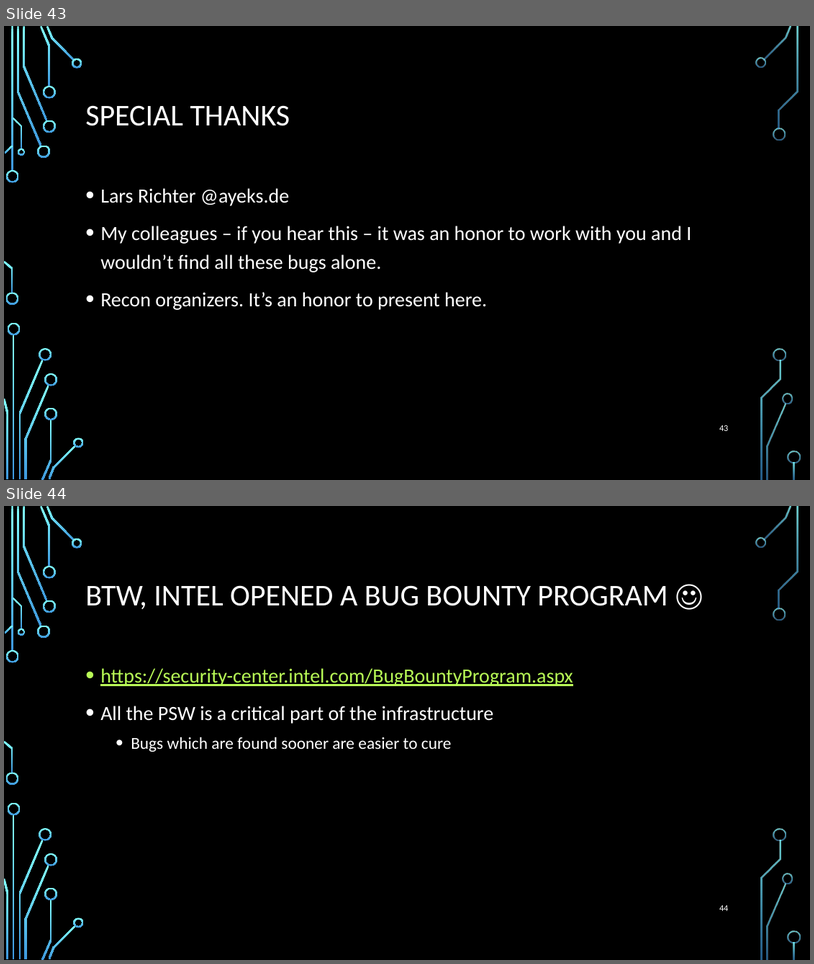
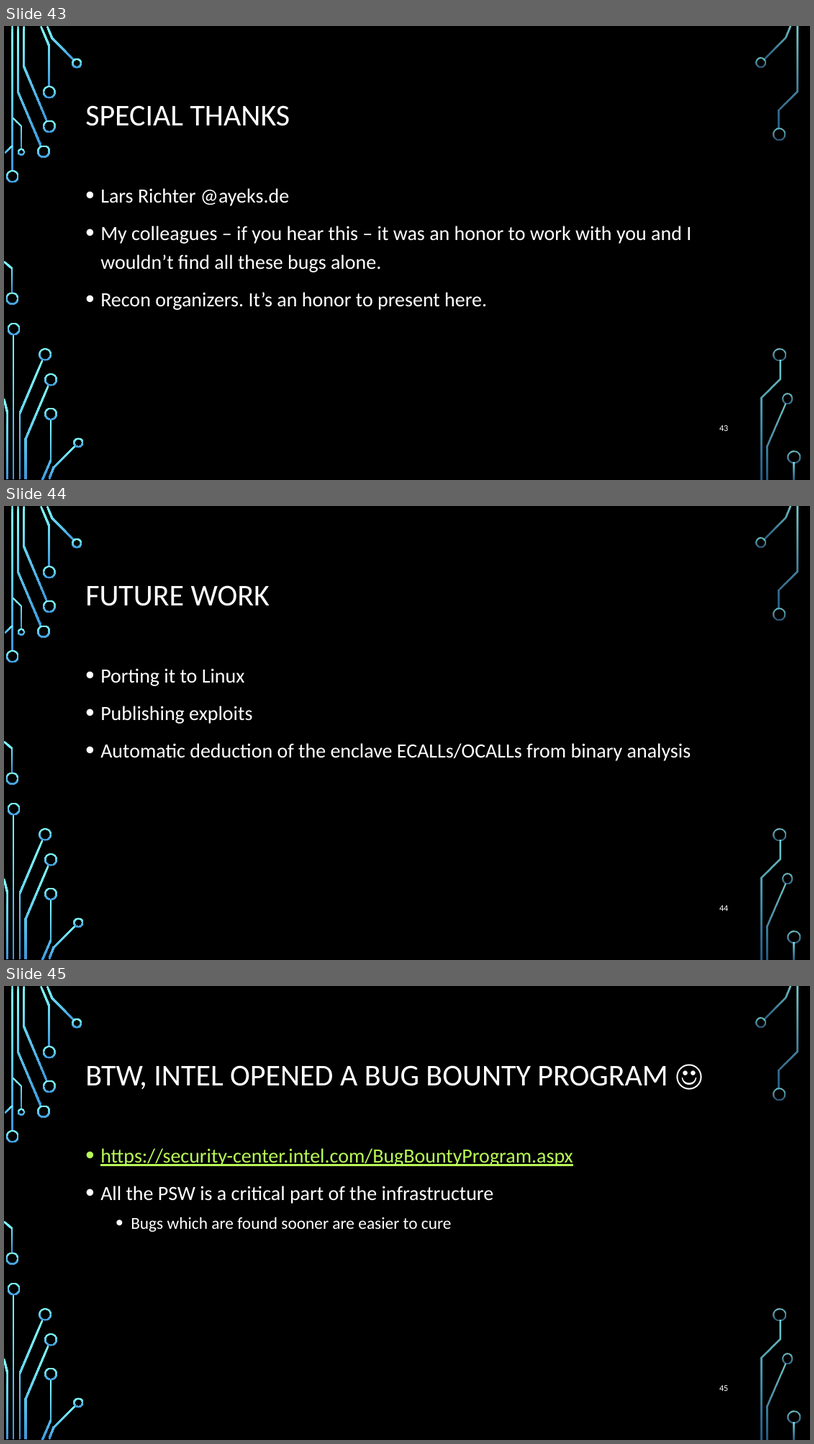
Before and after one commit to wireshrink/RECONMTL-2017, a slide deck: docs/SGX Enclave Programming - Common Mistakes.pptx. Shown one above the other, each under a label of ours: slides 43 and 44 before the commit, slides 43, 44 and 45 after it. The pictures are 814x964 and 814x1444 pixels, drawn with LibreOffice and Linux fonts; fonts in the diff are those of the drawing; background and template pictures are left out. Boxes give left, top, right and bottom in pixels: in the first picture for what was removed or moved away, otherwise in the second. Text is boxed around its words. In the diff, an @@ line names an element or a change of style, - is before the commit and + after.

```diff
--- a/docs/SGX Enclave Programming - Common Mistakes.pptx
+++ b/docs/SGX Enclave Programming - Common Mistakes.pptx
@@ slide 44 added at box(4, 506, 810, 960), background picture (left out); not listed: 36 template elements that a slide beside it also shows @@
@@ title added at box(85, 585, 270, 606), 36 pt, text #FFFFFF @@
+FUTURE WORK
@@ text added at box(100, 668, 692, 761), 24 pt, text #FFFFFF @@
+• Porting it to Linux
+• Publishing exploits
+• Automatic deduction of the enclave ECALLs/OCALLs from binary analysis
@@ page number added at box(720, 905, 728, 911), 10.5 pt, text #FFFFFF @@
+44
@@ what was slide 44 is now slide 45 @@
@@ page number at box(720, 1385, 728, 1391): text changed @@
-44
+45
```
Also in this commit, not shown: 7 slides changed, 25 other files.
